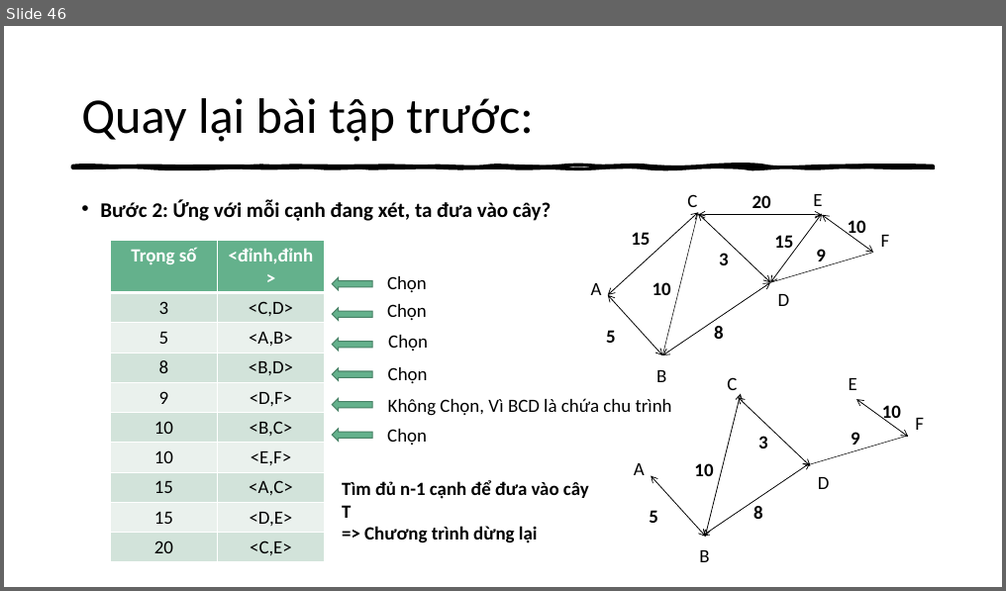
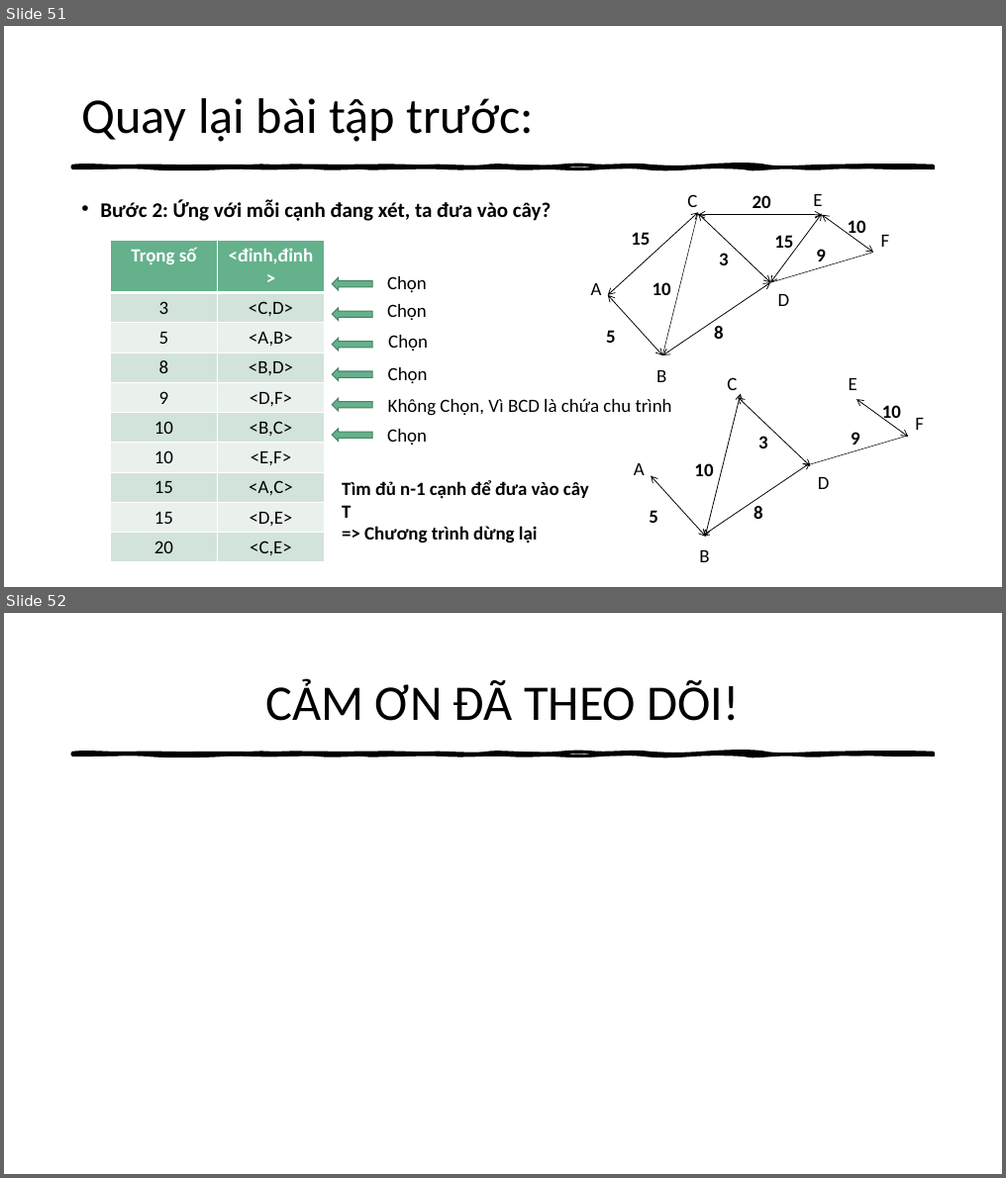
Before and after one commit to thathcmus/CTDL_GT, a slide deck: Cau_Truc_Du_Lieu_Do_Thi_Va_Ung_Dung.pptx. Shown one above the other, each under a label of ours: slide 46 before the commit, slides 51 and 52 after it. The pictures are 1006x591 and 1006x1178 pixels, drawn with LibreOffice and Linux fonts; fonts in the diff are those of the drawing. Boxes give left, top, right and bottom in pixels: in the first picture for what was removed or moved away, otherwise in the second. Text is boxed around its words. In the diff, an @@ line names an element or a change of style, - is before the commit and + after.

```diff
--- a/Cau_Truc_Du_Lieu_Do_Thi_Va_Ung_Dung.pptx
+++ b/Cau_Truc_Du_Lieu_Do_Thi_Va_Ung_Dung.pptx
@@ slide 52 added at [4, 613, 1002, 1174], background #FFFFFF; not listed: 1 template element that a slide beside it also shows @@
@@ title added at [266, 679, 740, 721], 48 pt, text #000000 @@
+CẢM ƠN ĐÃ THEO DÕI!
@@ what was slide 46 is now slide 51 @@
```
Also in this commit, not shown: 5 other slides added, 2 other files.
